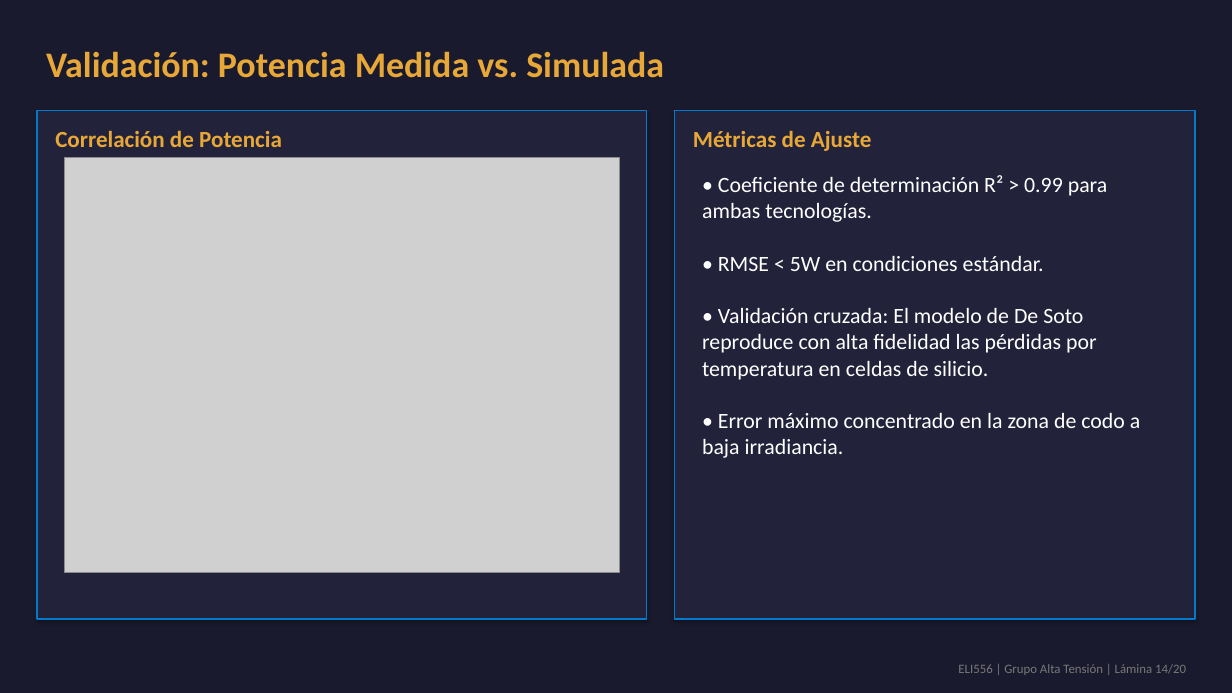
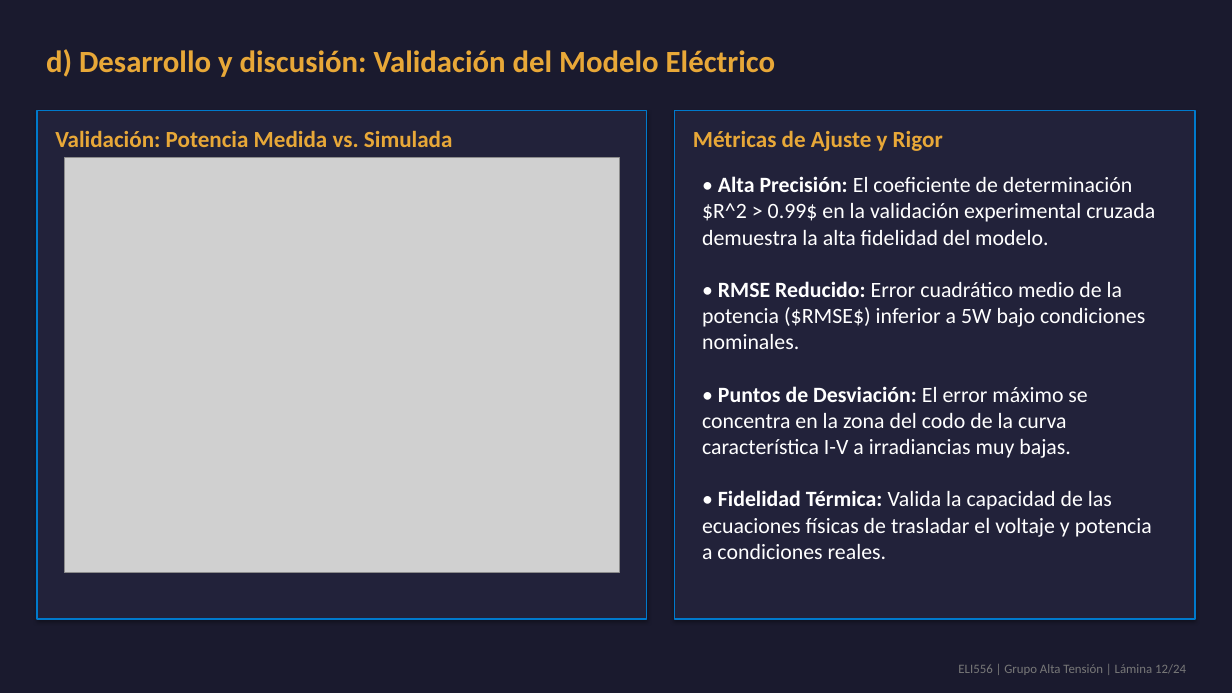
Before and after one commit to theChosen16/t2-paneles, a slide deck: slide 12 of output/Presentacion_Final_ELI556_Atacama.pptx (slide 14 before the commit). Drawn at 1232x693 pixels with LibreOffice and Linux fonts; fonts in the diff are those of the drawing; grey boxes stand for pictures. Boxes give left, top, right and bottom in pixels: in the first picture for what was removed or moved away, otherwise in the second. Text is boxed around its words. In the diff, an @@ line names an element or a change of style, - is before the commit and + after.

```diff
--- a/output/Presentacion_Final_ELI556_Atacama.pptx
+++ b/output/Presentacion_Final_ELI556_Atacama.pptx
@@ text at (46, 49, 775, 77): text changed; size 28 to 24 pt @@
-Validación: Potencia Medida vs. Simulada
+d) Desarrollo y discusión: Validación del Modelo Eléctrico
@@ text at (55, 131, 453, 147): text changed @@
-Correlación de Potencia
+Validación: Potencia Medida vs. Simulada
@@ text at (693, 131, 943, 151): text changed @@
-Métricas de Ajuste
+Métricas de Ajuste y Rigor
@@ text at (702, 176, 1155, 559): text changed @@
-• Coeficiente de determinación R² > 0.99 para ambas tecnologías.
-• RMSE < 5W en condiciones estándar.
-• Validación cruzada: El modelo de De Soto reproduce con alta fidelidad las pérdidas por temperatura en celdas de silicio.
-• Error máximo concentrado en la zona de codo a baja irradiancia.
+• Alta Precisión: El coeficiente de determinación $R^2 > 0.99$ en la validación experimental cruzada demuestra la alta fidelidad del modelo.
+• RMSE Reducido: Error cuadrático medio de la potencia ($RMSE$) inferior a 5W bajo condiciones nominales.
+• Puntos de Desviación: El error máximo se concentra en la zona del codo de la curva característica I-V a irradiancias muy bajas.
+• Fidelidad Térmica: Valida la capacidad de las ecuaciones físicas de trasladar el voltaje y potencia a condiciones reales.
@@ text at (958, 664, 1186, 675): text changed @@
-ELI556 | Grupo Alta Tensión | Lámina 14/20
+ELI556 | Grupo Alta Tensión | Lámina 12/24
```
Also in this commit, not shown: 16 other slides changed, 7 slides added, 3 slides removed, 29 other files.
